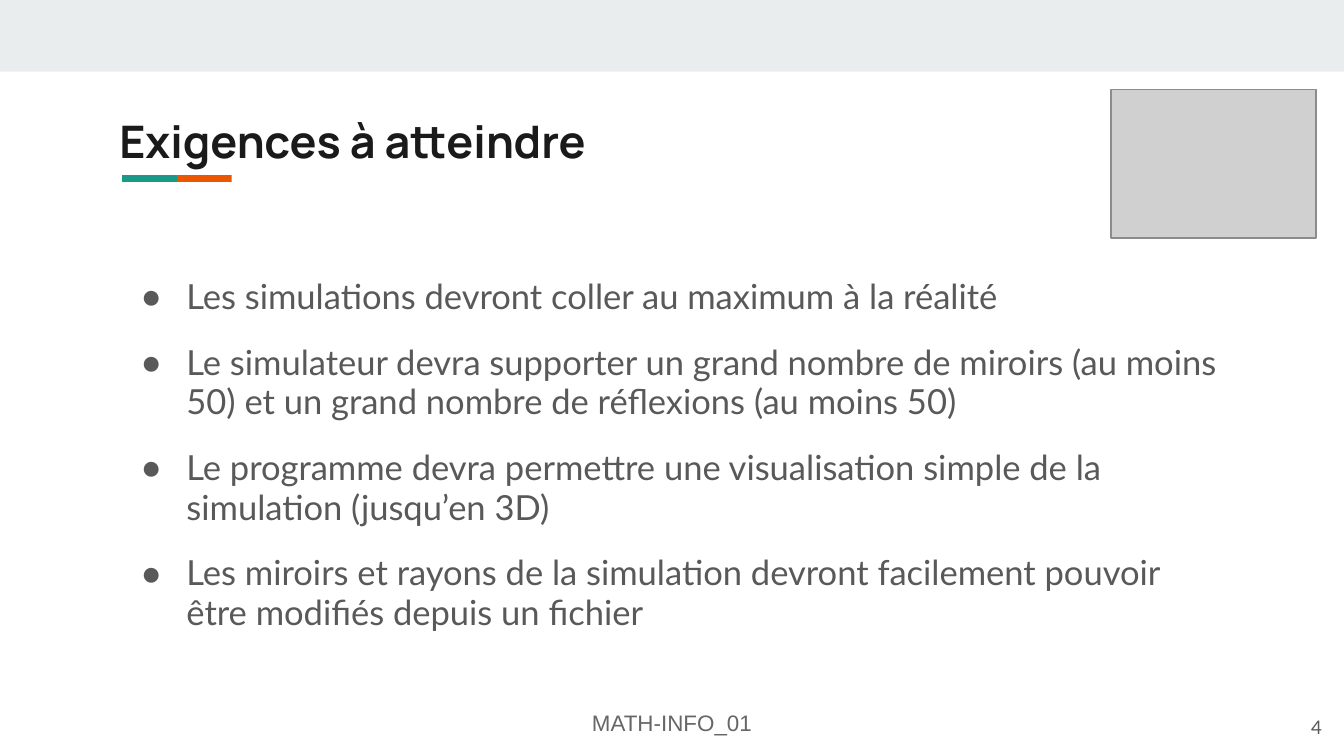
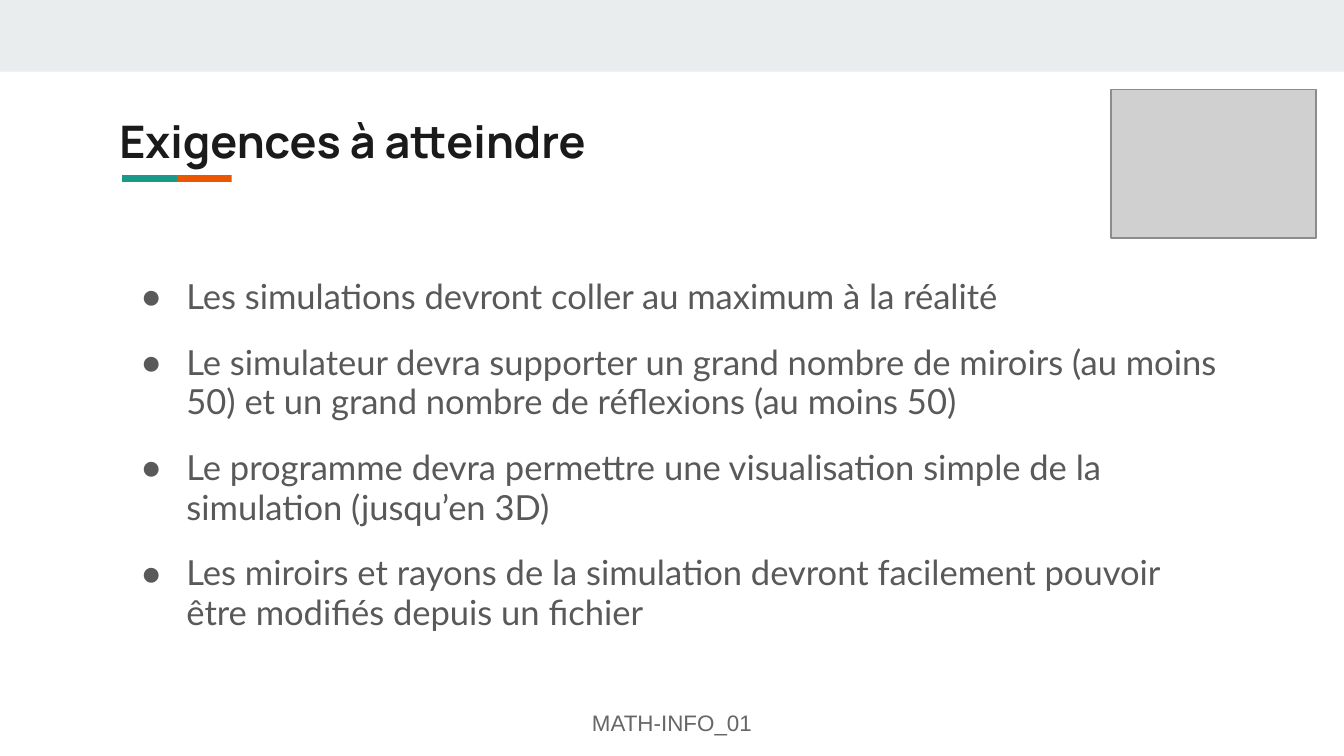
Before and after one commit to FlashOnFire/MirrorVerse, a slide deck: slide 4 of project_managment/pres2/MATH-INFO_01-Présentation-mirror-verse.odp. Drawn at 1344x756 pixels with LibreOffice and Linux fonts; fonts in the diff are those of the drawing; grey boxes stand for pictures. Boxes give left, top, right and bottom in pixels: in the first picture for what was removed or moved away, otherwise in the second. Text is boxed around its words. In the diff, an @@ line names an element or a change of style, - is before the commit and + after.

```diff
--- a/project_managment/pres2/MATH-INFO_01-Présentation-mirror-verse.odp
+++ b/project_managment/pres2/MATH-INFO_01-Présentation-mirror-verse.odp
@@ page number removed at [1311,720,1322,734] @@
-4
```
Also in this commit, not shown: 4 other slides changed, 1 other file.
